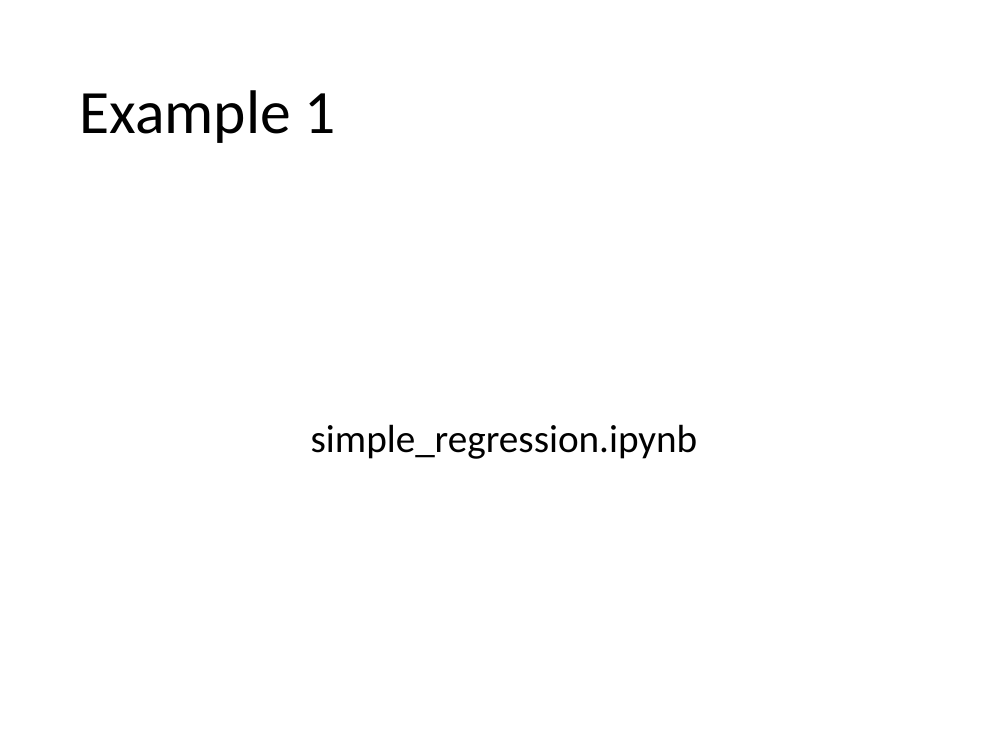
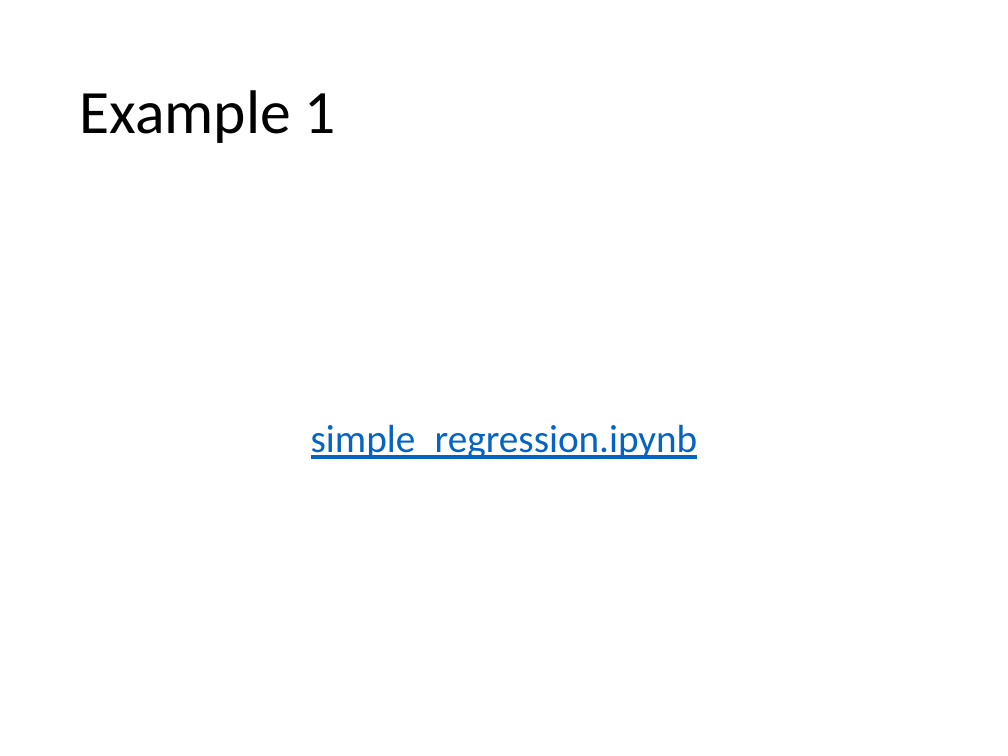
Before and after one commit to jkingphd/practical_bayes_opt, a slide deck: slide 9 of Data_science_nashville_jkk.pptx. Drawn at 1008x756 pixels with LibreOffice and Linux fonts; fonts in the diff are those of the drawing. Boxes give left, top, right and bottom in pixels: in the first picture for what was removed or moved away, otherwise in the second. Text is boxed around its words. In the diff, an @@ line names an element or a change of style, - is before the commit and + after.

Commit message:
Changes to PPT and added simple classification example.

```diff
--- a/Data_science_nashville_jkk.pptx
+++ b/Data_science_nashville_jkk.pptx
@@ text "simple_regression.ipynb" at (x1=311, y1=424, x2=698, y2=459): text colour #000000 to #0563C1, underline on @@
```
Also in this commit, not shown: 1 other file.
